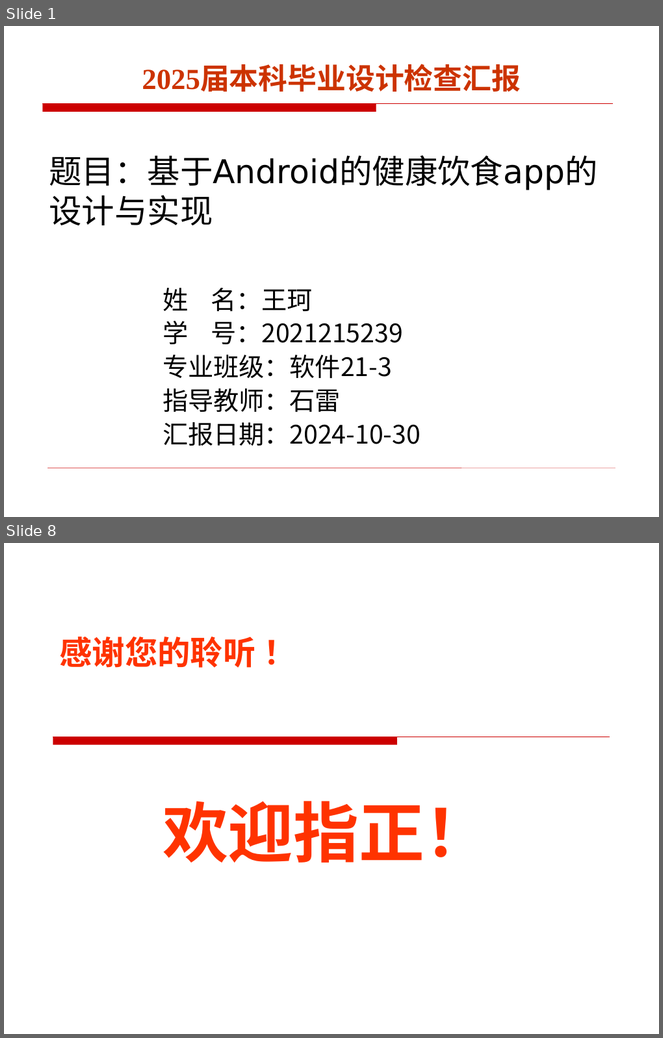
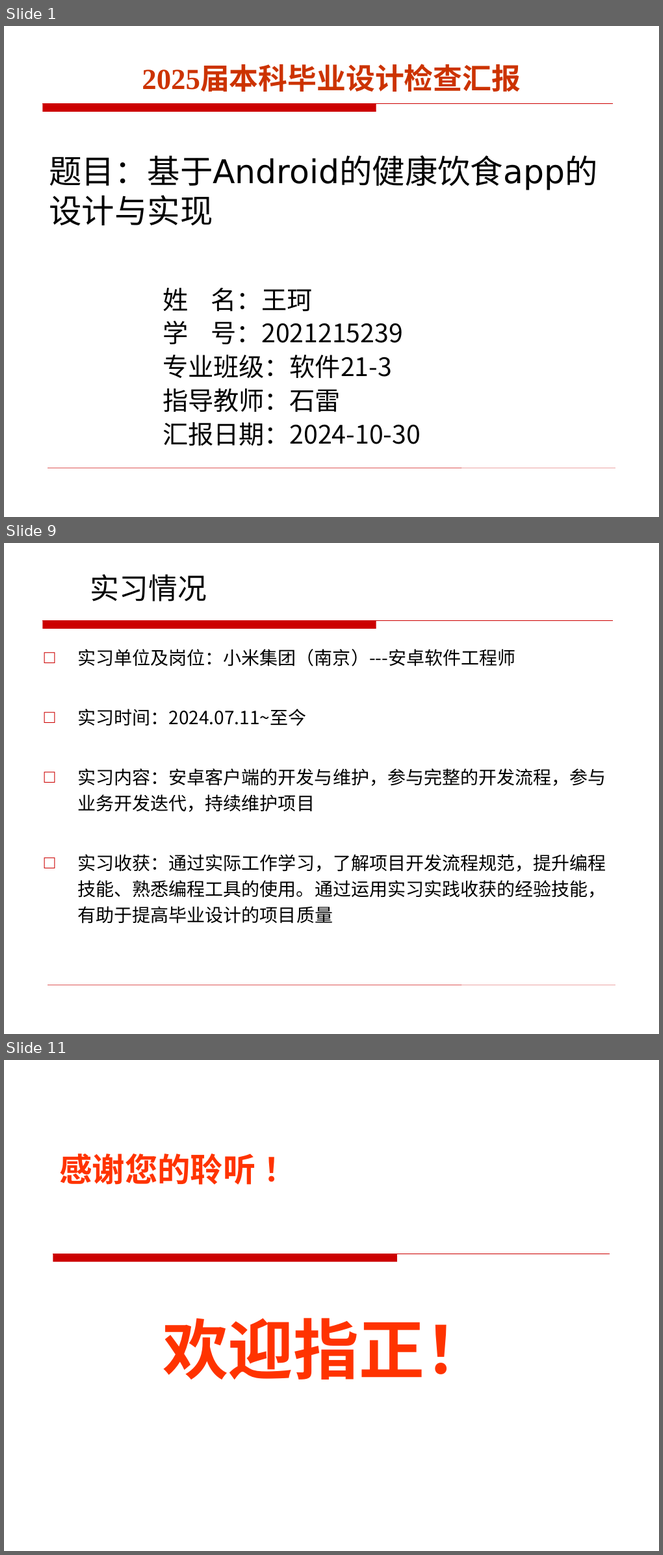
Before and after one commit to bensaku/ikun-home, a slide deck: 毕业设计/2021215239-王珂-软件学院本科毕业设计汇报检查PPT（第1次）.pptx. Shown one above the other, each under a label of ours: slides 1 and 8 before the commit, slides 1, 9 and 11 after it; the slides between them are not shown. The pictures are 663x1038 and 663x1555 pixels, drawn with LibreOffice and Linux fonts; fonts in the diff are those of the drawing; background and template pictures are left out. Boxes give left, top, right and bottom in pixels: in the first picture for what was removed or moved away, otherwise in the second. Text is boxed around its words. In the diff, an @@ line names an element or a change of style, - is before the commit and + after.

```diff
--- a/毕业设计/2021215239-王珂-软件学院本科毕业设计汇报检查PPT（第1次）.pptx
+++ b/毕业设计/2021215239-王珂-软件学院本科毕业设计汇报检查PPT（第1次）.pptx
@@ slide 9 added at [4,543,659,1034], background #FFFFFF; not listed: 2 template elements that a slide beside it also shows @@
@@ title added at [90,574,207,601], 32 pt, text #000000 @@
+实习情况
@@ text added at [77,649,607,924], 20 pt, text #000000 @@
+□ 实习单位及岗位：小米集团（南京）---安卓软件工程师
+□ 实习时间：2024.07.11~至今
+□ 实习内容：安卓客户端的开发与维护，参与完整的开发流程，参与业务开发迭代，持续维护项目
+□ 实习收获：通过实际工作学习，了解项目开发流程规范，提升编程技能、熟悉编程工具的使用。通过运用实习实践收获的经验技能，有助于提高毕业设计的项目质量
@@ what was slide 8 is now slide 11 @@
```
Also in this commit, not shown: 6 slides changed, 2 other slides added.
